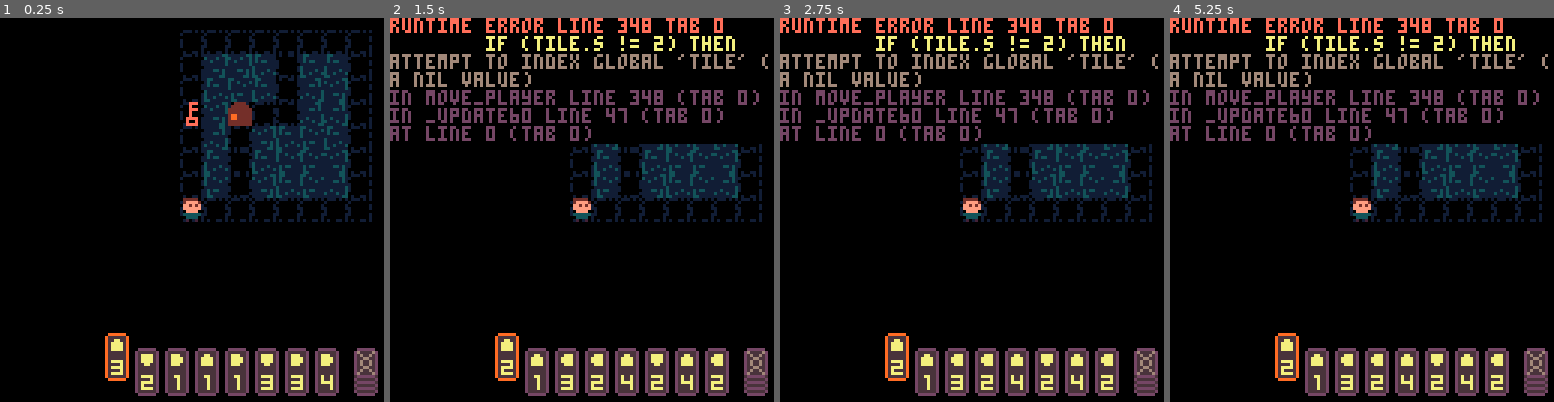
Above: before the commit, frames 1-4 (left to right).
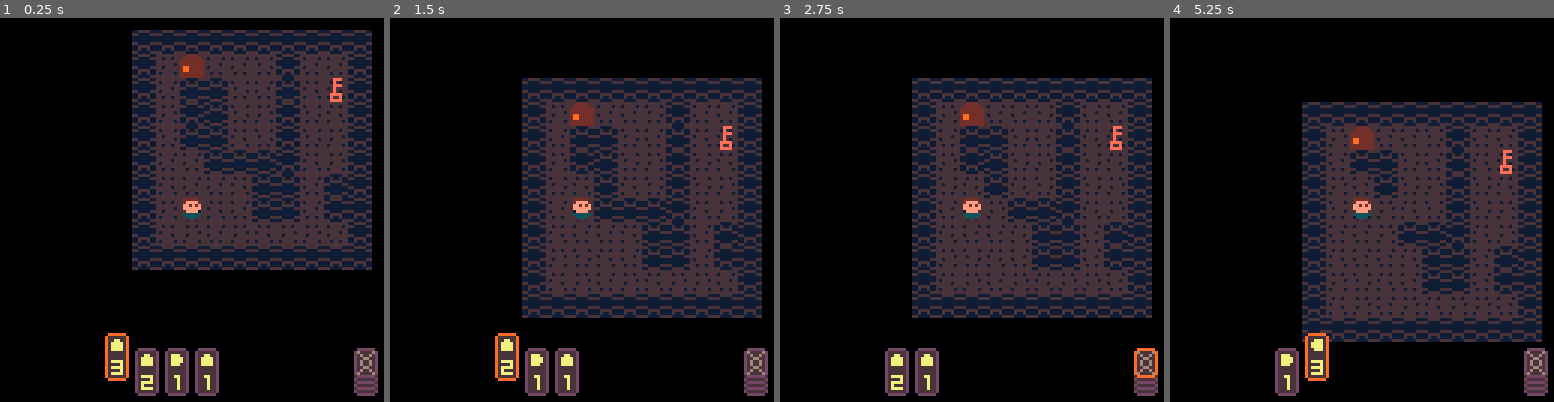
Above: after the commit, the same moments.

Repository: adam-street/mini_jam_39
Game: PICO-8 cartridge mini_jam.p8
Same seed, same stepped clock (60 frames per second), same inputs: the game is played once before the commit and once after it.
Inputs:
- Up to frame 1 (0.25 s): no input
- Up to frame 2 (1.5 s): tap X (X key) at 0.33, 1.07 s; tap O (Z key) at 0.7 s
- Up to frame 3 (2.75 s): hold Right 1.6-2.1 s; tap O (Z key) at 1.7, 2.1, 2.5 s; tap X (X key) at 1.85 s; hold Up 2.15-2.42 s; hold Right from 2.47 s (still down)
- Up to frame 4 (5.25 s): tap O (Z key) every 0.4 s from 2.9 to 4.9 s; tap X (X key) at 2.97, 4.08, 5.2 s; release Right at 3.03 s; hold Left 3.08-3.58 s; hold Down 3.63-3.97 s; hold Right 4.02-4.68 s; hold Up 4.73-5.03 s; hold Left from 5.08 s (still down)

The runs differ from the first frame. In frame 1, 38% of the frame differs, in the area x 34-97%, y 3-99%; in frame 2, 47%; in frame 3, 48%; in frame 4, 50%, in the area x 0-99%, y 0-99%.
Error before the commit: runtime error line 348 tab 0; if (tile.s != 2) then; attempt to index global 'tile' (a nil value)

Commit message:
upgraded card system

Diff:
--- a/mini_jam.p8
+++ b/mini_jam.p8
@@ -3,8 +3,8 @@
 __lua__
 
 game_map = nil
-gamp_map_height = 8
-game_map_width = 8
+gamp_map_height = 10
+game_map_width = 10
 
 wall_spr = 1
 floor_spr = 2
@@ -14,11 +14,15 @@
 modifiers = {34,35,36,37}
 
 cards = {}
-hand_size = 8
+card_weights = {1,1,1,1}
+hand_size = 4
 selected_card = 1
+max_card_flips = 300
+card_flips = max_card_flips
 
 key_x = nil
 key_y = nil
+key_held = false
 
 door_x = nil
 door_y = nil
@@ -35,28 +39,48 @@
         pal(x, x+128, 1)
     end
 
-    player = create_actor(flr(rnd(game_map_width) + 1), flr(rnd(gamp_map_height)) + 1)
+    create_level()
+end
+
+function create_level()
+    player = create_actor(1, 1)
     game_map = create_map(gamp_map_height, game_map_width)
+
+    repeat
+        player.x = flr(rnd(game_map_width) + 1)
+        player.y = flr(rnd(gamp_map_height)) + 1
+    until game_map[player.x][player.y].s != 1
 
     player.sprite = 3
     move_camera()
     draw_hand()
 end
 
-function _update60()
+function _update()
     input = get_input()
 
     if (input.b1 and #cards > 0) then
         move_player(player, cards[selected_card])
-        del(cards, cards[selected_card])
+
+        if (cards[selected_card].action == -1) then
+            draw_hand()
+        else
+            del(cards, cards[selected_card])
+        end
     end
 
     if (input.b2) then
-        draw_hand()
+        if (card_flips > 0 and cards[selected_card].action != -1) then
+            sfx(0)
+            flip_card(cards[selected_card])
+            card_flips -= 1
+        else
+            -- error sfx here
+        end
     end
 
     if (input.x != 0 and #cards > 0) then
-
+        sfx(0)
         -- set all cards to not selected
         for i=1,#cards do
             cards[i].selected = false
@@ -76,14 +100,17 @@
 
 function _draw()
     cls()
+
     draw_map(game_map)
+
+    -- draw door
+    spr(55, door_x * 8, door_y * 8)
+
+    -- draw player
     draw_actor(player)
 
     -- draw key
     spr(54, key_x * 8, key_y * 8)
-
-     -- draw door
-    spr(55, door_x * 8, door_y * 8)
 
     -- draw view circle
     -- todo
@@ -102,17 +129,30 @@
 
 function draw_hand()
 
-    -- weights
-    w = {10,10,10,10}
-
+    -- weight for unused cards
+    for i=1,#cards do
+        if (cards[i].action == 18) card_weights[1] -= 1
+        if (cards[i].action == 19) card_weights[2] -= 1
+        if (cards[i].action == 20) card_weights[3] -= 1
+        if (cards[i].action == 21) card_weights[4] -= 1
+    end
+
+    cards = {}
+    card_flips = max_card_flips
+
+    -- draw new hand
     for i=1,hand_size do
-
-        s = weighted_select(w)
-        w[s] += 1
+        s = weighted_select(card_weights)
+        card_weights[s] += 1
 
         cards[i] = create_card(actions[s], modifiers[flr(rnd(#modifiers)) + 1])
         -- cards[i] = create_card(actions[s], 1)
     end
+
+    deck = {}
+    deck.action = -1
+    card.selected = false
+    add(cards, deck)
 
 end
 
@@ -216,15 +256,20 @@
     end
 
     -- place key randomly
-    x = flr(rnd(w)) + 1
-    y = flr(rnd(h)) + 1
+    repeat
+        x = flr(rnd(w)) + 1
+        y = flr(rnd(h)) + 1
+    until m[x][y].s != 1
 
     key_x = x
     key_y = y
 
     -- place door randomly
-    x = flr(rnd(w)) + 1
-    y = flr(rnd(h)) + 1
+    repeat
+        x = flr(rnd(w)) + 1
+        y = flr(rnd(h)) + 1
+    until m[x][y].s != 1
+
     door_x = x
     door_y = y
 
@@ -286,17 +331,31 @@
     spr(c.modifier, x, y + 8)
 end
 
+function flip_card(c)
+    if (c.action == 18) c.action = 19
+    if (c.action == 20) c.action = 21
+
+    if (c.action == 19) c.action = 18
+    if (c.action == 21) c.action = 20
+end
+
 -- prints hand to screen
 function draw_cards()
     x = (cam_x * 8) - 25
     y = 50 + (cam_y * 8)
     for i=1, #cards do
-        draw_card(x, y, cards[i])
-        x += 10
-    end
-
-    -- draw deck
-    spr(24, 58 + (cam_x * 8), 50 + (cam_y * 8), 1, 2)
+        if(cards[i].action == -1) then
+            -- draw deck
+            if (cards[i].selected) then
+                spr(25, 58 + (cam_x * 8), 50 + (cam_y * 8), 1, 2)
+            else
+                spr(24, 58 + (cam_x * 8), 50 + (cam_y * 8), 1, 2)
+            end
+        else
+            draw_card(x, y, cards[i])
+            x += 10
+        end
+    end
 end
 
 function create_actor(x, y)
@@ -327,43 +386,62 @@
     -- check for collision
     xc = abs(x * m)
     repeat
-        tile = game_map[player.x + x][player.y]
-        if (tile.s != 2) then
-
-            -- if hit wall
-            if (tile.s == 1) then
-                tile.hp -= xc
-                if (tile.hp <= 0) tile.s = 2
-                if (tile.hp < 0) xc = abs(tile.hp)
+        if (player.x + x > game_map_width - 1 or player.x + x < 2) then
+            xc = 0
+        else
+            tile = game_map[player.x + x][player.y]
+            if (tile.s != 2) then
+
+                -- if hit wall
+                if (tile.s == 1) then
+                    tile.s = 2
+                end
+
+                xc = 0
             else
-                xc = 0
-            end
-
-        else
-            player.x += x
-            xc -= 1
+                player.x += x
+                xc -= 1
+            end
         end
     until xc == 0
 
     yc = abs(y * m)
     repeat
-        tile = game_map[player.x][player.y + y]
-        if (tile.s != 2) then
-
-            -- if hit wall
-            if (tile.s == 1) then
-                tile.hp -= yc
-                if (tile.hp <= 0) tile.s = 2
-                if (tile.hp < 0) yc = abs(tile.hp)
+        if (player.y + y > gamp_map_height + 1 or player.y + y < 1) then
+            yc = 0
+        else
+            tile = game_map[player.x][player.y + y]
+            if (tile.s != 2) then
+
+                -- if hit wall
+                if (tile.s == 1) then
+                    tile.s = 2
+                end
+
+                yc = 0
             else
-                yc = 0
-            end
-
-        else
-            player.y += y
-            yc -= 1
+                player.y += y
+                yc -= 1
+            end
         end
     until yc == 0
+
+    -- check if over key
+    if (player.x == key_x and player.y == key_y) then
+        if (key_held == false) sfx(1)
+        key_held = true
+    end
+
+    if (key_held) then
+        key_x = player.x
+        key_y = player.y
+    end
+
+    -- check if over door with key
+    if (player.x == door_x and player.y == door_y and key_held ) then
+        sfx(1)
+        create_level()
+    end
 
     move_camera()
 end
Not shown, changed: 28 lines of the sprite sheet (__gfx__) section of mini_jam.p8
Not shown, changed: the thumbnail (__label__) section of mini_jam.p8
Not shown, changed: the sound effects (__sfx__) section of mini_jam.p8
